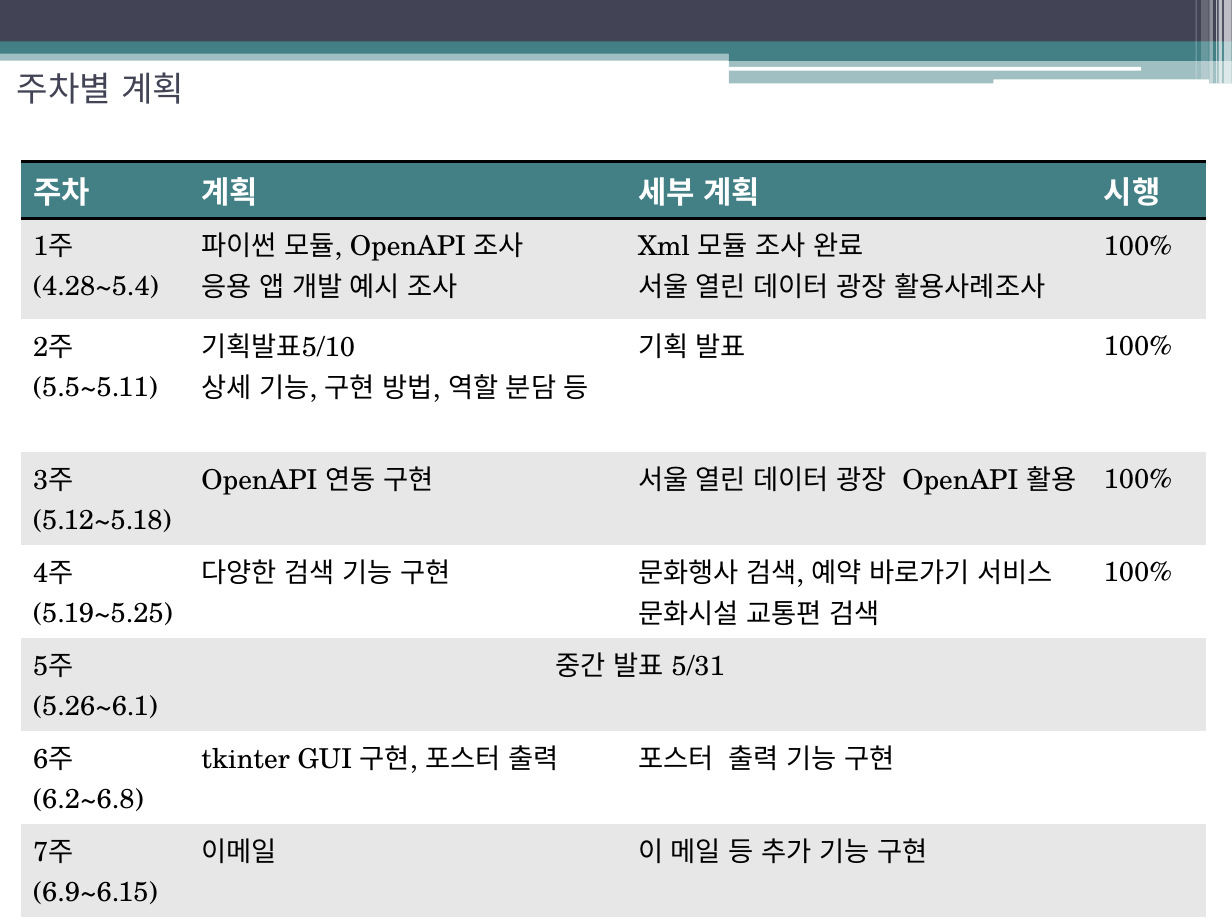
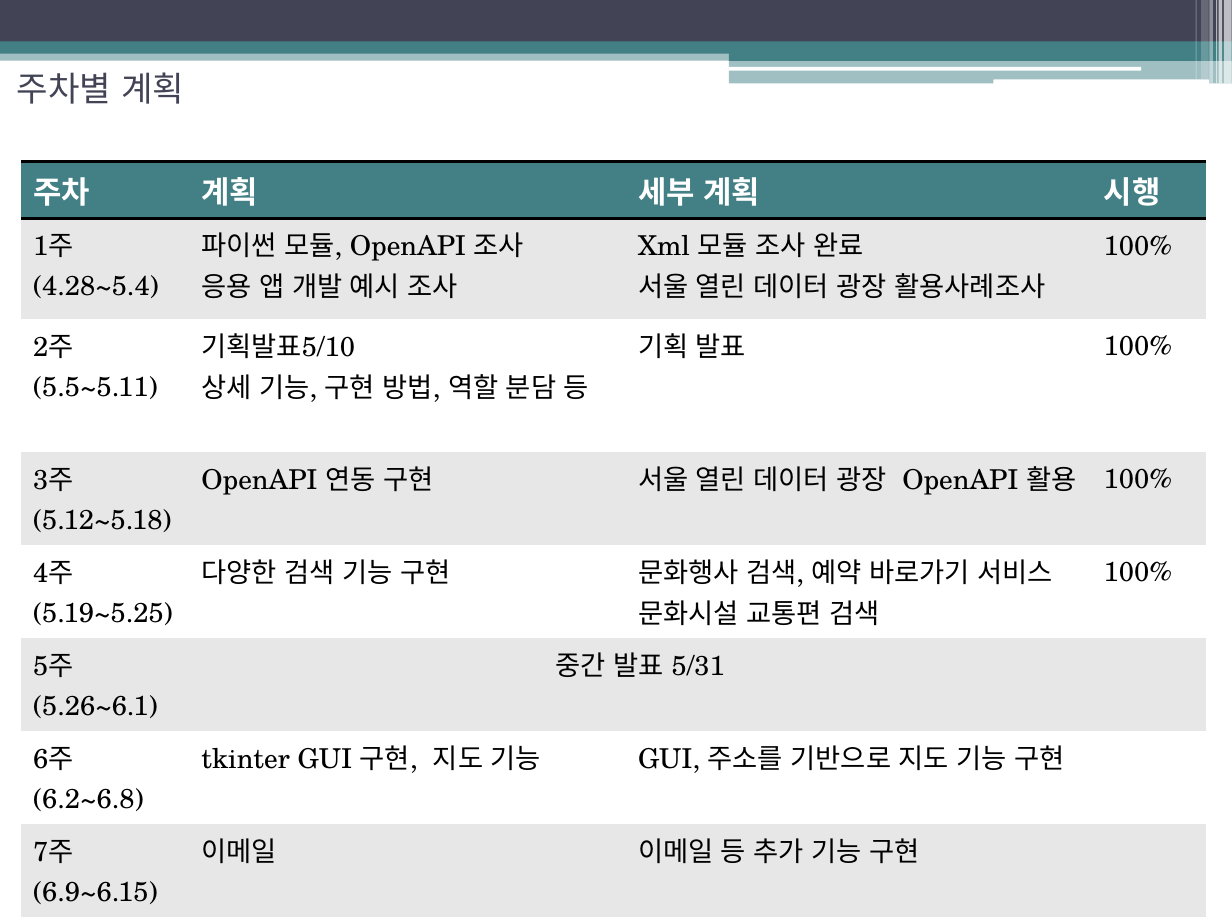
Before and after one commit to HongHyeRyeong/2017_Script, a slide deck: slide 10 of ppt/중간발표.pptx (slide 9 before the commit). Drawn at 1232x924 pixels with LibreOffice and Linux fonts; fonts in the diff are those of the drawing. Boxes give left, top, right and bottom in pixels: in the first picture for what was removed or moved away, otherwise in the second. Text is boxed around its words. In the diff, an @@ line names an element or a change of style, - is before the commit and + after.

Commit message:
map추가

```diff
--- a/ppt/중간발표.pptx
+++ b/ppt/중간발표.pptx
@@ table at <box>21,161,1206,908</box> @@
-row 7, column 2: tkinter GUI 구현, 포스터 출력
+row 7, column 2: tkinter GUI 구현, 지도 기능
-row 7, column 3: 포스터 출력 기능 구현
+row 7, column 3: GUI, 주소를 기반으로 지도 기능 구현
-row 8, column 3: 이 메일 등 추가 기능 구현
+row 8, column 3: 이메일 등 추가 기능 구현
```
Also in this commit, not shown: 3 other slides changed, 1 slide added, 16 other files.
